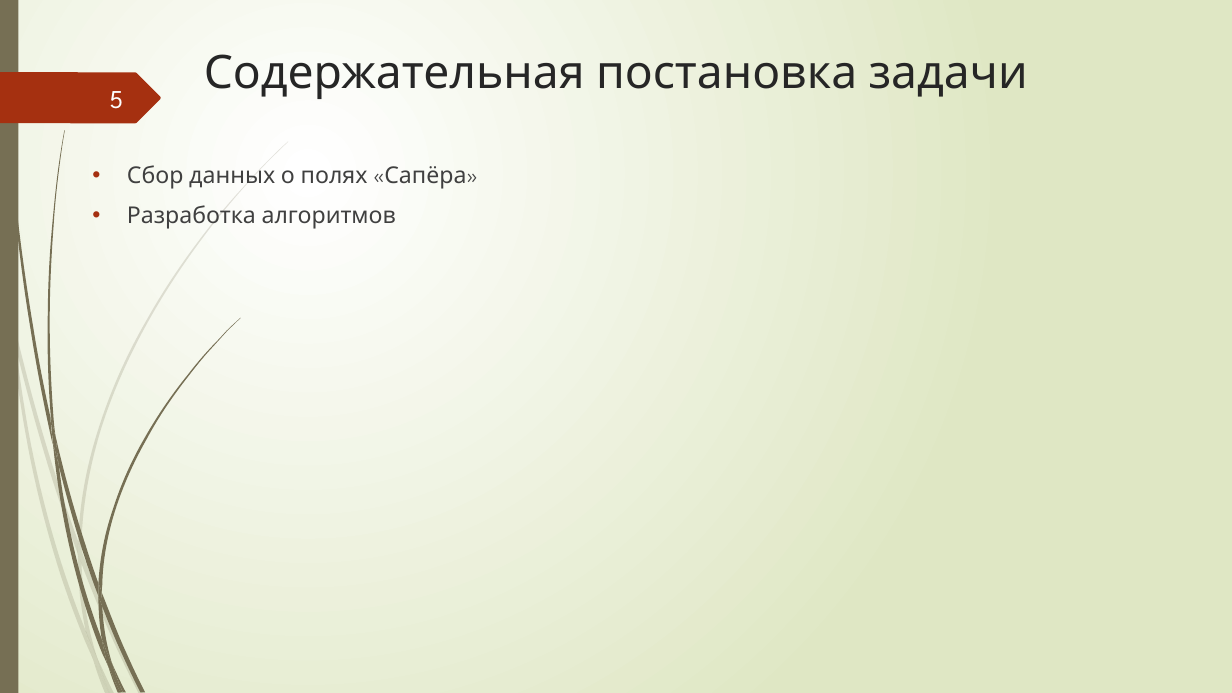
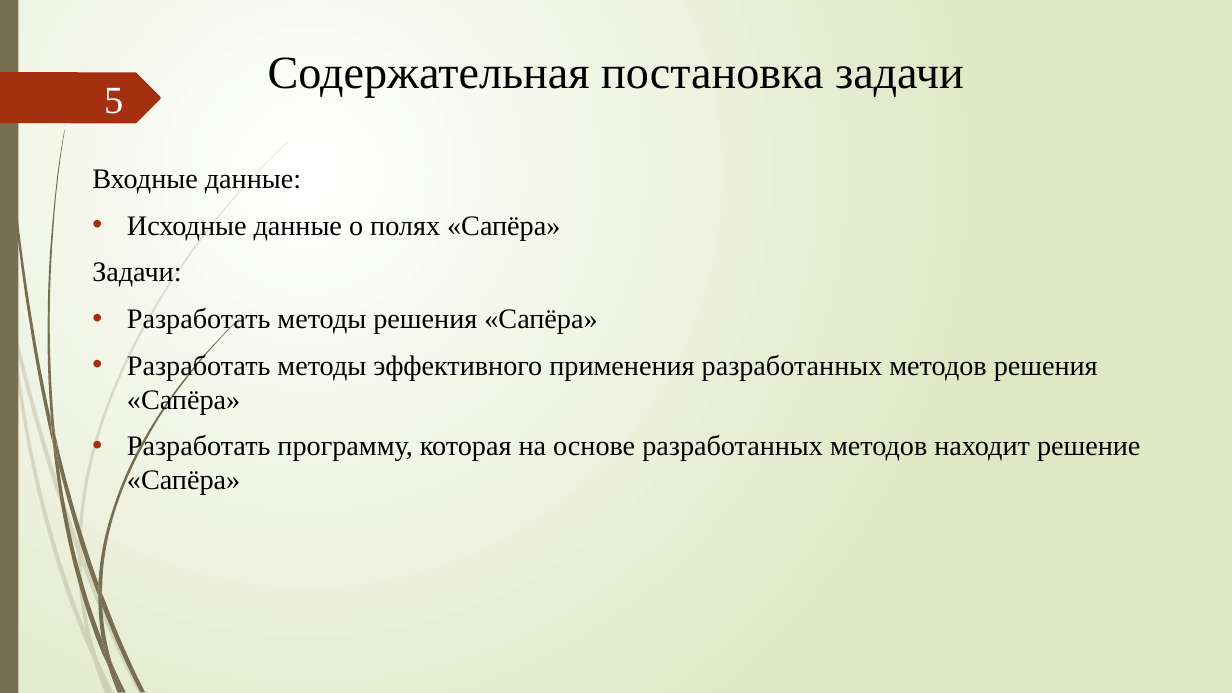
Before and after one commit to xex238/Diploma_2022, a slide deck: slide 5 of docs/Отчёты/ВКР/Новицкий_МПИ-20-4-2_ВКР_Презентация.pptx. Drawn at 1232x693 pixels with LibreOffice and Linux fonts; fonts in the diff are those of the drawing. Boxes give left, top, right and bottom in pixels: in the first picture for what was removed or moved away, otherwise in the second. Text is boxed around its words. In the diff, an @@ line names an element or a change of style, - is before the commit and + after.

```diff
--- a/docs/Отчёты/ВКР/Новицкий_МПИ-20-4-2_ВКР_Презентация.pptx
+++ b/docs/Отчёты/ВКР/Новицкий_МПИ-20-4-2_ВКР_Презентация.pptx
@@ title "Содержательная постановка задачи" at (x1=268, y1=57, x2=964, y2=97): font League Spartan to Times New Roman, text colour #262626 to #000000 @@
@@ page number at (x1=104, y1=87, x2=123, y2=114): size 20 to 30 pt, font League Spartan to Times New Roman @@
@@ text at (x1=92, y1=169, x2=1140, y2=495): text changed; size 18 to 22 pt; font League Spartan to Times New Roman; text colour #404040 to #000000 @@
-• Сбор данных о полях «Сапёра»
-• Разработка алгоритмов
+Входные данные:
+• Исходные данные о полях «Сапёра»
+Задачи:
+• Разработать методы решения «Сапёра»
+• Разработать методы эффективного применения разработанных методов решения «Сапёра»
+• Разработать программу, которая на основе разработанных методов находит решение «Сапёра»
```
Also in this commit, not shown: 4 other slides changed, 5 slides added, 5 other files.
